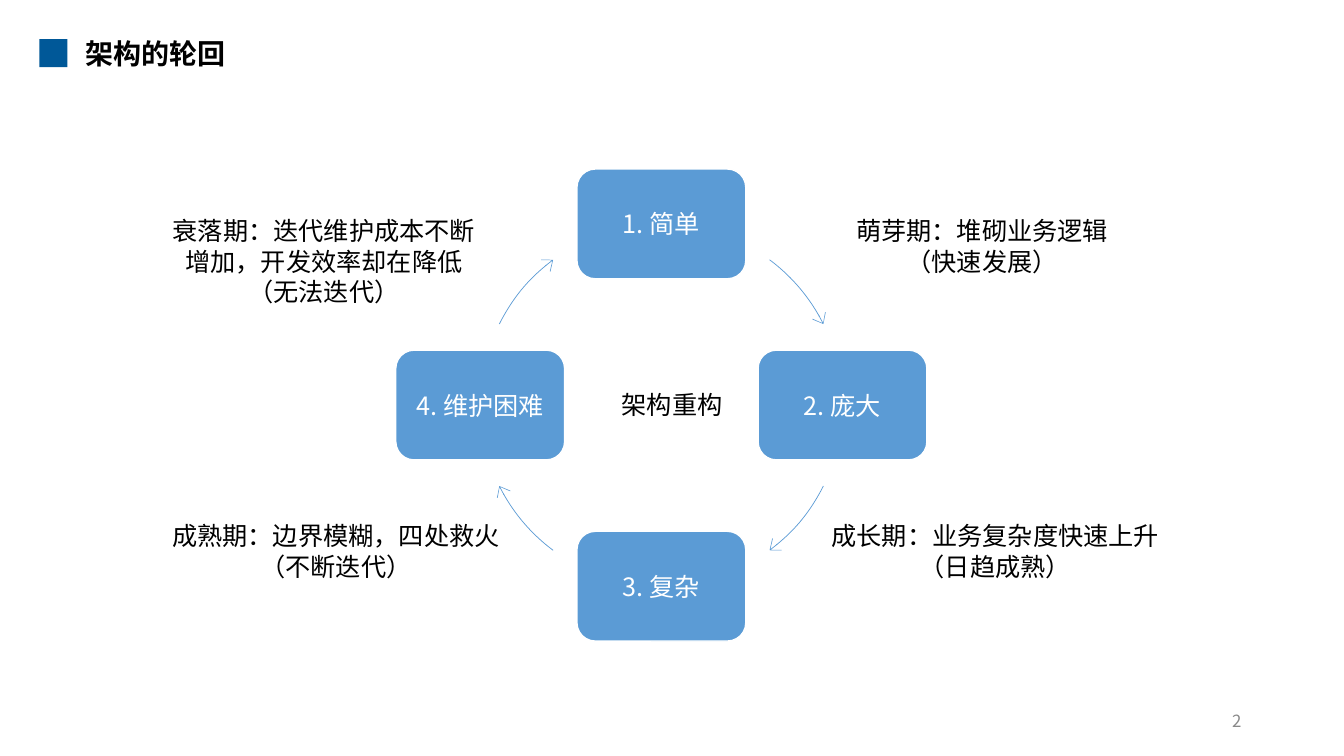
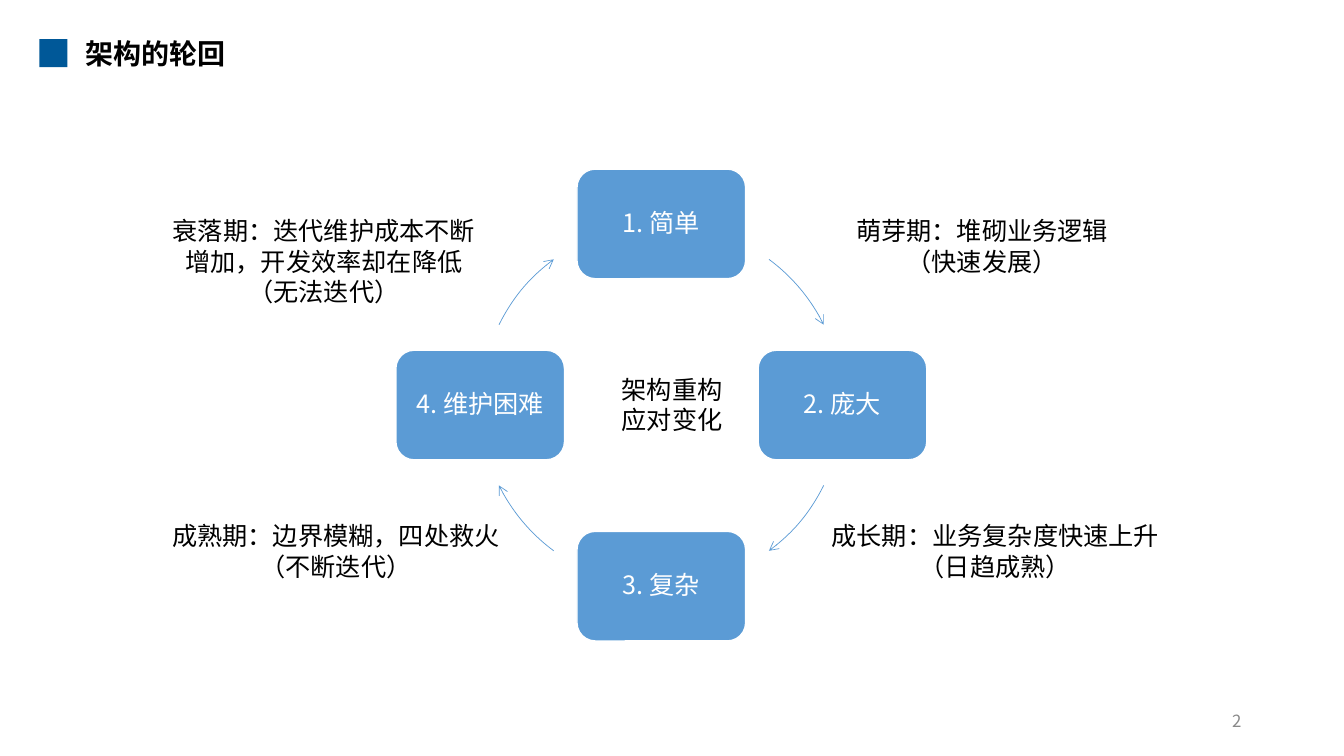
Before and after one commit to mengqinxue/KBase, a slide deck: slide 3 of 02_Architecture/Presentations/知识分享 - 架构重构.pptx. Drawn at 1344x756 pixels with LibreOffice and Linux fonts; fonts in the diff are those of the drawing. Boxes give left, top, right and bottom in pixels: in the first picture for what was removed or moved away, otherwise in the second. Text is boxed around its words. In the diff, an @@ line names an element or a change of style, - is before the commit and + after.

```diff
--- a/02_Architecture/Presentations/知识分享 - 架构重构.pptx
+++ b/02_Architecture/Presentations/知识分享 - 架构重构.pptx
@@ group removed at [480,224,842,586]: 4 arc (boxed as its full ellipse)s @@
@@ group added at [480,224,842,586]: 4 freeform shapes @@
@@ line spacing 1 to 0.9 in 3 elements at [804,392,881,415], [623,573,699,596], [416,392,544,415] @@
@@ text "架构重构": place and size @@
-text "架构重构" at [622,392,723,416]
+text "架构重构" at [622,377,723,431]
@@ text at [622,407,723,431]: paragraph added @@
+应对变化
```
Also in this commit, not shown: 5 other slides changed, 8 slides added, 2 slides removed.
